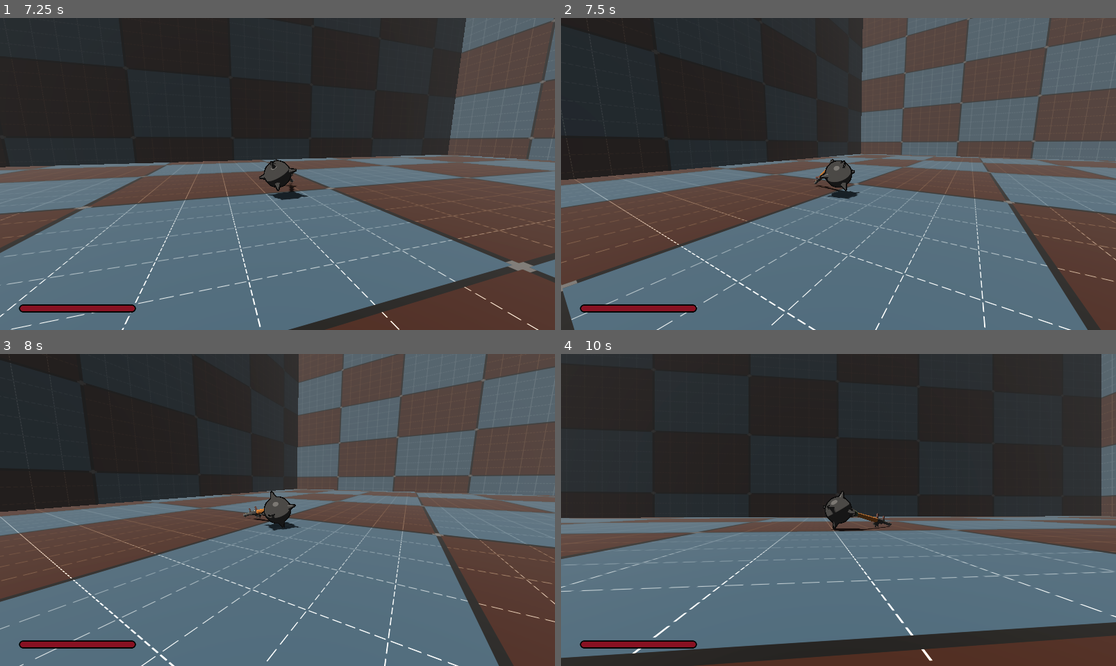
Above: before the commit, frames 1-4 (two rows, left to right).
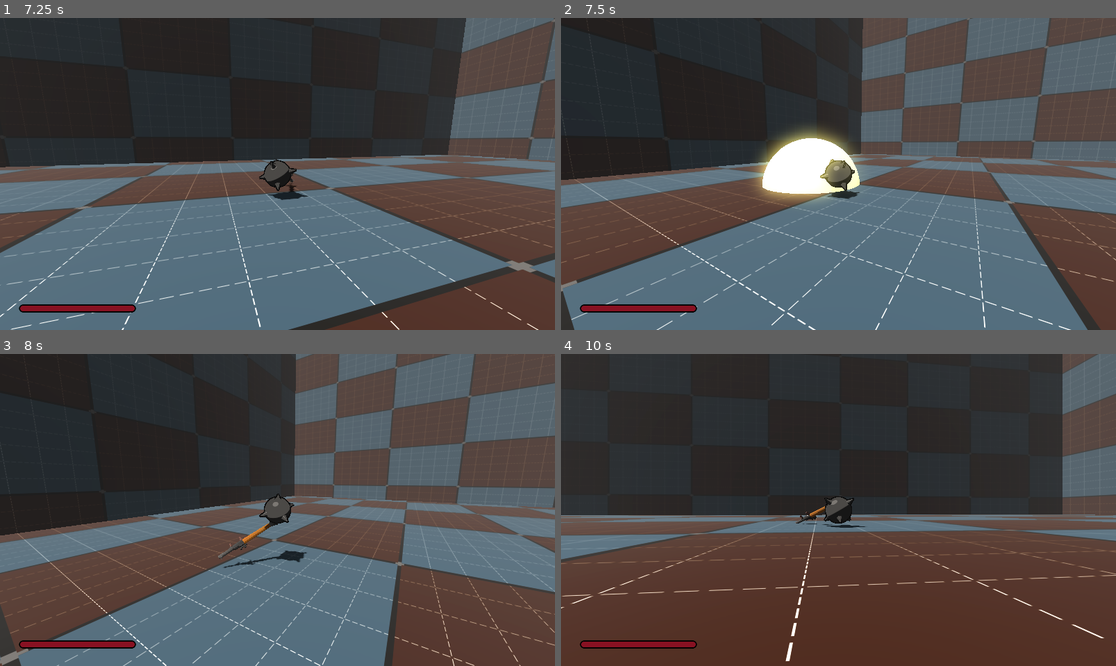
Above: after the commit, the same moments.

Repository: erikringwalters/pirate-jam-16-prototype
Game: Godot game, scene res://scenes/main.tscn
Same seed, same stepped clock (60 frames per second), same inputs: the game is played once before the commit and once after it.
Inputs (mouse positions are in pixels of both pictures, inside the frame that each line leads up to):
- Up to frame 1 (7.25 s): tap Enter (restart) every 0.75 s from 0.5 to 4.25 s; move the mouse to (249, 236) at 0.52 s; press the mouse at (249, 236) at 0.53 s; hold W (move_up) 0.53-2.78 s; move the mouse to (316, 177) at 1.27 s; release the mouse at (316, 177) at 1.28 s; click (316, 177) at 1.35 s; move the mouse to (233, 170) at 2.02 s; press the mouse at (233, 170) at 2.03 s; move the mouse to (283, 174) at 2.77 s; release the mouse at (283, 174) at 2.78 s; hold A (move_left) 2.78-3.53 s; click (283, 174) at 2.85 s; move the mouse to (255, 167) at 3.52 s; press the mouse at (255, 167) at 3.53 s; hold W (move_up) 3.53-5.78 s; move the mouse to (305, 174) at 4.27 s; release the mouse at (305, 174) at 4.28 s; click (305, 174) at 4.35 s; move the mouse to (249, 174) at 5.02 s; press the mouse at (249, 174) at 5.03 s; move the mouse to (288, 167) at 5.77 s; release the mouse at (288, 167) at 5.78 s; hold D (move_right) 5.78-6.53 s; click (288, 167) at 5.85 s; move the mouse to (271, 180) at 6.52 s; press the mouse at (271, 180) at 6.53 s; hold W (move_up) from 6.53 s (still down)
- Up to frame 2 (7.5 s): keep holding W (move_up); move the mouse to (877, 177) at 7.27 s; release the mouse at (877, 177) at 7.28 s; click (877, 177) at 7.35 s
- Up to frame 3 (8 s): keep holding W (move_up)
- Up to frame 4 (10 s): move the mouse to (794, 506) at 8.02 s; press the mouse at (794, 506) at 8.03 s; move the mouse to (844, 510) at 8.77 s; release W (move_up) at 8.78 s; release the mouse at (844, 510) at 8.78 s; hold A (move_left) 8.78-9.53 s; click (844, 510) at 8.85 s; move the mouse to (816, 503) at 9.52 s; press the mouse at (816, 503) at 9.53 s; hold W (move_up) from 9.53 s (still down)

Frame 1 is identical in both runs. In frame 2, 3.5% of the frame differs, in the area x 34-54%, y 35-60%; in frame 3, 34%; in frame 4, 46%, in the area x 0-100%, y 0-100%.

Commit message:
walls and ceilings now explode rockets

Diff:
--- a/scenes/main.tscn
+++ b/scenes/main.tscn
@@ -1,9 +1,74 @@
-[gd_scene load_steps=3 format=3 uid="uid://ct0tti2mfck6l"]
+[gd_scene load_steps=10 format=3 uid="uid://ct0tti2mfck6l"]
 
 [ext_resource type="Script" uid="uid://m47833sgukq5" path="res://scenes/main.gd" id="1_0wfyh"]
 [ext_resource type="PackedScene" uid="uid://bfcjpq4efming" path="res://scenes/level/level.tscn" id="2_sugp2"]
+[ext_resource type="Script" uid="uid://cul6ubtb1emuc" path="res://scripts/environment_bounds.gd" id="3_sugp2"]
+
+[sub_resource type="BoxShape3D" id="BoxShape3D_sugp2"]
+size = Vector3(110, 1, 110)
+
+[sub_resource type="BoxShape3D" id="BoxShape3D_jyhfs"]
+size = Vector3(110, 1, 110)
+
+[sub_resource type="BoxShape3D" id="BoxShape3D_tbgi4"]
+size = Vector3(110, 110, 1)
+
+[sub_resource type="BoxShape3D" id="BoxShape3D_tefeu"]
+size = Vector3(110, 110, 1)
+
+[sub_resource type="BoxShape3D" id="BoxShape3D_o6xl0"]
+size = Vector3(1, 110, 110)
+
+[sub_resource type="BoxShape3D" id="BoxShape3D_tipki"]
+size = Vector3(1, 110, 110)
 
 [node name="Main" type="Node3D"]
 script = ExtResource("1_0wfyh")
 
 [node name="Level" parent="." instance=ExtResource("2_sugp2")]
+
+[node name="EnvironmentCollision" type="Node" parent="."]
+script = ExtResource("3_sugp2")
+
+[node name="Floor" type="Area3D" parent="EnvironmentCollision"]
+transform = Transform3D(1, 0, 0, 0, 1, 0, 0, 0, 1, 0, -0.387873, 0)
+
+[node name="CollisionShape3D" type="CollisionShape3D" parent="EnvironmentCollision/Floor"]
+shape = SubResource("BoxShape3D_sugp2")
+
+[node name="Ceiling" type="Area3D" parent="EnvironmentCollision"]
+transform = Transform3D(1, 0, 0, 0, 1, 0, 0, 0, 1, 0, 80.3945, 0)
+
+[node name="CollisionShape3D" type="CollisionShape3D" parent="EnvironmentCollision/Ceiling"]
+shape = SubResource("BoxShape3D_jyhfs")
+
+[node name="WallNegZ" type="Area3D" parent="EnvironmentCollision"]
+transform = Transform3D(1, 0, 0, 0, 1, 0, 0, 0, 1, 0, 38.1331, -40.3093)
+
+[node name="CollisionShape3D" type="CollisionShape3D" parent="EnvironmentCollision/WallNegZ"]
+shape = SubResource("BoxShape3D_tbgi4")
+
+[node name="WallPosZ" type="Area3D" parent="EnvironmentCollision"]
+transform = Transform3D(1, 0, 0, 0, 1, 0, 0, 0, 1, 0, 36.9787, 40.3638)
+
+[node name="CollisionShape3D" type="CollisionShape3D" parent="EnvironmentCollision/WallPosZ"]
+shape = SubResource("BoxShape3D_tefeu")
+
+[node name="WallNegX" type="Area3D" parent="EnvironmentCollision"]
+transform = Transform3D(1, 0, 0, 0, 1, 0, 0, 0, 1, -40.2455, 37.7207, 0)
+
+[node name="CollisionShape3D" type="CollisionShape3D" parent="EnvironmentCollision/WallNegX"]
+shape = SubResource("BoxShape3D_o6xl0")
+
+[node name="WallPosX" type="Area3D" parent="EnvironmentCollision"]
+transform = Transform3D(1, 0, 0, 0, 1, 0, 0, 0, 1, 40.329, 37.4878, 0)
+
+[node name="CollisionShape3D" type="CollisionShape3D" parent="EnvironmentCollision/WallPosX"]
+shape = SubResource("BoxShape3D_tipki")
+
+[connection signal="area_entered" from="EnvironmentCollision/Floor" to="EnvironmentCollision" method="_on_floor_area_entered"]
+[connection signal="area_entered" from="EnvironmentCollision/Ceiling" to="EnvironmentCollision" method="_on_ceiling_area_entered"]
+[connection signal="area_entered" from="EnvironmentCollision/WallNegZ" to="EnvironmentCollision" method="_on_wall_neg_z_area_entered"]
+[connection signal="area_entered" from="EnvironmentCollision/WallPosZ" to="EnvironmentCollision" method="_on_wall_pos_z_area_entered"]
+[connection signal="area_entered" from="EnvironmentCollision/WallNegX" to="EnvironmentCollision" method="_on_wall_neg_x_area_entered"]
+[connection signal="area_entered" from="EnvironmentCollision/WallPosX" to="EnvironmentCollision" method="_on_wall_pos_x_area_entered"]
--- a/scenes/player/player.tscn
+++ b/scenes/player/player.tscn
@@ -27,6 +27,11 @@
 physics_material_override = ExtResource("1_qhqgy")
 center_of_mass_mode = 1
 script = ExtResource("1_g2els")
+camera_mouse_sensitivity = null
+camera_stick_sensitivity = null
+camera_stick_mult = null
+move_speed = null
+acceleration = null
 
 [node name="RBCollision" type="CollisionShape3D" parent="."]
 shape = SubResource("SphereShape3D_1bvp3")
--- a/scripts/enemy.gd
+++ b/scripts/enemy.gd
@@ -58,9 +58,11 @@
 	reset_material_color()
 
 func enemy_process_melee_damage(dmg) -> void:
+	print('melee damage')
 	process_damage(dmg)
 
 func enemy_process_explosion_damage(dmg):
+	print('splosion damage')
 	process_damage(dmg)
 
 func process_damage(dmg):
--- /dev/null
+++ b/scripts/environment_bounds.gd
@@ -0,0 +1,30 @@
+extends Node
+
+func explode(area:Area3D) -> void:
+	if area.has_method("projectile_damage"):
+		if (area.type=="Rocket" or area.type=="rocket"):
+			var expl = Items.explosion.instantiate()
+			get_parent().add_child(expl)
+			expl.fired_by_player = area.fired_by_player
+			expl.global_transform.origin = area.global_transform.origin
+		area.queue_free()
+
+
+
+func _on_floor_area_entered(area: Area3D) -> void:
+	explode(area)
+
+func _on_ceiling_area_entered(area: Area3D) -> void:
+	explode(area)
+
+func _on_wall_neg_z_area_entered(area: Area3D) -> void:
+	explode(area)
+
+func _on_wall_pos_z_area_entered(area: Area3D) -> void:
+	explode(area)
+
+func _on_wall_neg_x_area_entered(area: Area3D) -> void:
+	explode(area)
+
+func _on_wall_pos_x_area_entered(area: Area3D) -> void:
+	explode(area)
--- a/scripts/weapon.gd
+++ b/scripts/weapon.gd
@@ -106,7 +106,10 @@
 
 func melee_damage():
 	print('melee hit')
-	return Items.weapons[weapon_type]['base_damage']
+	if (!is_projectile_weapon):
+		return Items.weapons[weapon_type]['base_damage']
+	else:
+		return 0
 
 func drop() -> void:
 	is_pickedup = false
Not shown, added: scripts/environment_bounds.gd.uid
